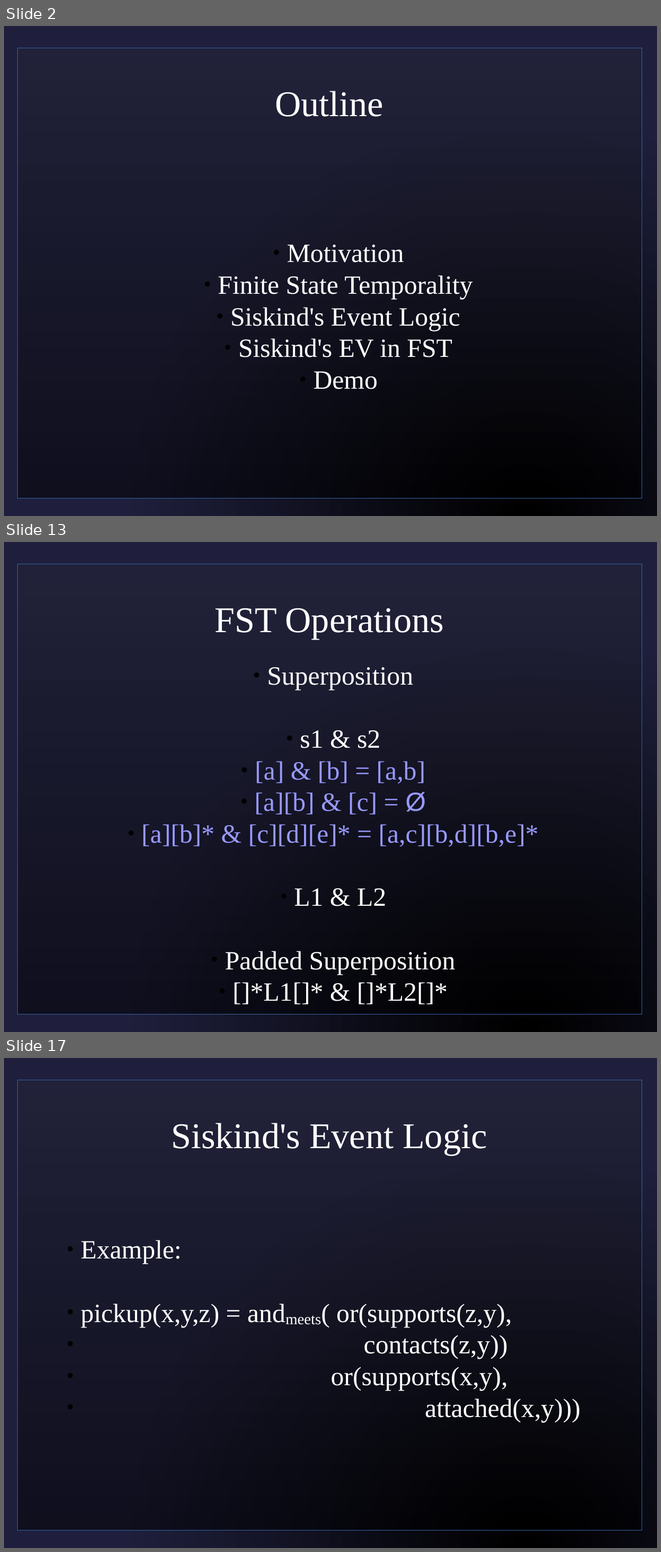
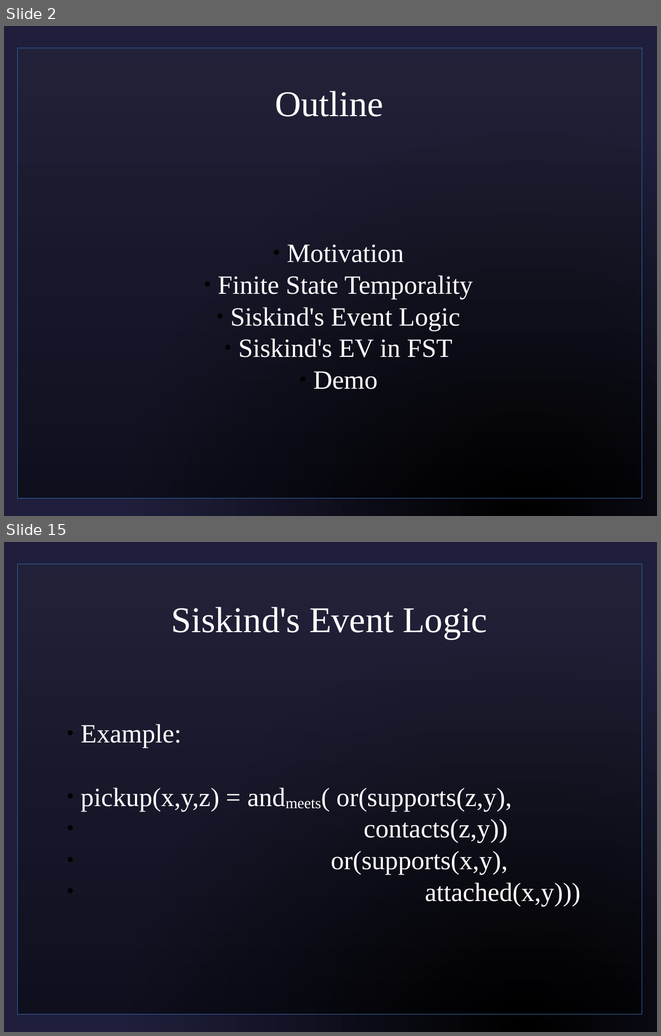
Before and after one commit to sjf/eventlogic, a slide deck: pres1.odp. Shown one above the other, each under a label of ours: slides 2, 13 and 17 before the commit, slides 2 and 15 after it; the slides between them are not shown. The pictures are 661x1552 and 661x1036 pixels, drawn with LibreOffice and Linux fonts; fonts in the diff are those of the drawing; background and template pictures are left out. Boxes give left, top, right and bottom in pixels: in the first picture for what was removed or moved away, otherwise in the second. Text is boxed around its words. In the diff, an @@ line names an element or a change of style, - is before the commit and + after.

```diff
--- a/pres1.odp
+++ b/pres1.odp
@@ slide 13 removed at (x1=4, y1=542, x2=657, y2=1032), background picture (left out); not listed: 1 template element that a slide beside it also shows @@
@@ title removed at (x1=214, y1=608, x2=444, y2=640) @@
-FST Operations
@@ subtitle removed at (x1=141, y1=667, x2=539, y2=1004) @@
-  ● Superposition
-  ● s1 & s2
-  ● [a] & [b] = [a,b]
-  ● [a][b] & [c] = Ø
-  ● [a][b]* & [c][d][e]* = [a,c][b,d][b,e]*
-  ● L1 & L2
-  ● Padded Superposition
-  ● []*L1[]* & []*L2[]*
@@ what was slide 17 is now slide 15 @@
```
Also in this commit, not shown: 12 slides changed, 5 other slides removed.
